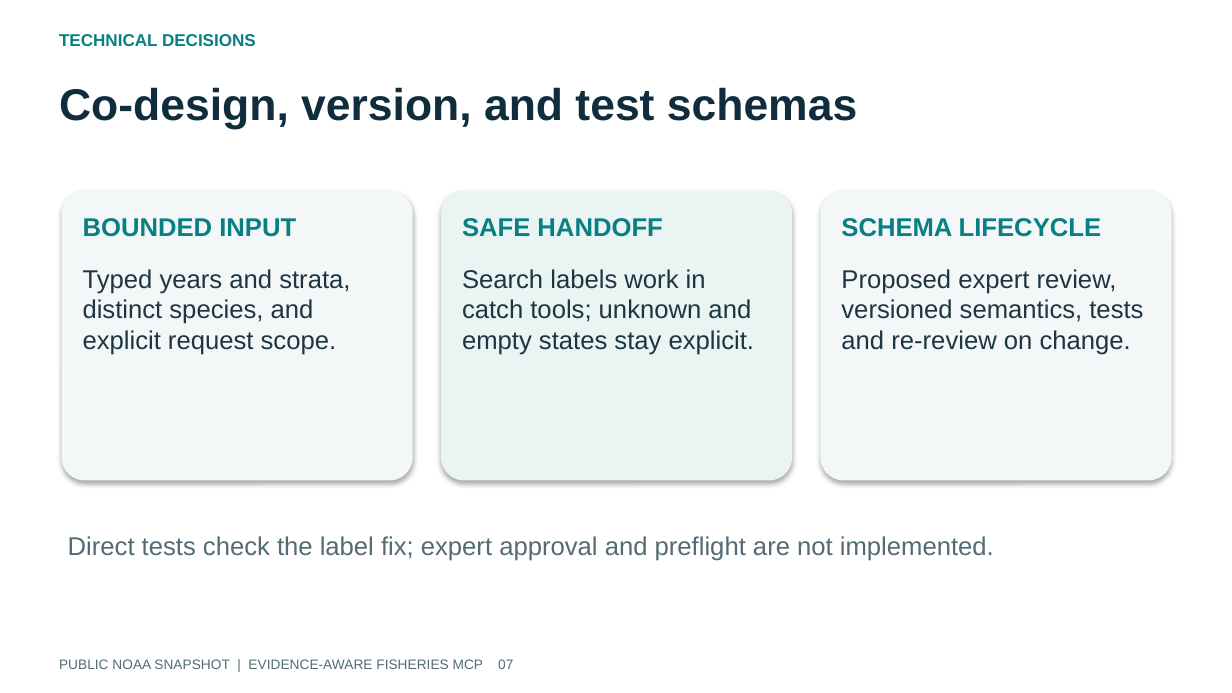
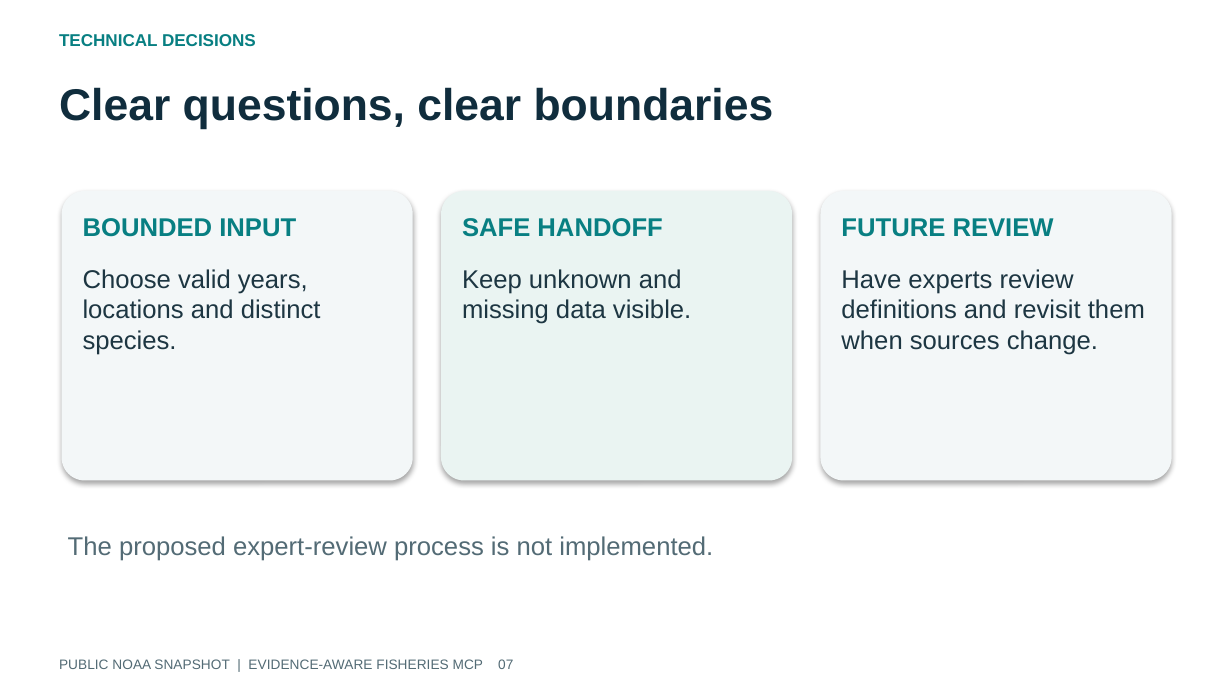
Before and after one commit to gsa-mcp-hackathon/noaa-fisheries-data-gateway, a slide deck: slide 7 of submission/release/fisheries-deck.pptx. Drawn at 1232x693 pixels with LibreOffice and Linux fonts; fonts in the diff are those of the drawing. Boxes give left, top, right and bottom in pixels: in the first picture for what was removed or moved away, otherwise in the second. Text is boxed around its words. In the diff, an @@ line names an element or a change of style, - is before the commit and + after.

```diff
--- a/submission/release/fisheries-deck.pptx
+++ b/submission/release/fisheries-deck.pptx
@@ text at bbox=[59, 87, 774, 130]: text changed @@
-Co-design, version, and test schemas
+Clear questions, clear boundaries
@@ text at bbox=[841, 218, 1054, 237]: text changed @@
-SCHEMA LIFECYCLE
+FUTURE REVIEW
@@ text at bbox=[83, 269, 321, 355]: text changed @@
-Typed years and strata, distinct species, and explicit request scope.
+Choose valid years, locations and distinct species.
@@ text at bbox=[462, 269, 691, 324]: text changed @@
-Search labels work in catch tools; unknown and empty states stay explicit.
+Keep unknown and missing data visible.
@@ text at bbox=[841, 269, 1145, 355]: text changed @@
-Proposed expert review, versioned semantics, tests and re-review on change.
+Have experts review definitions and revisit them when sources change.
@@ text at bbox=[68, 536, 713, 561]: text changed @@
-Direct tests check the label fix; expert approval and preflight are not implemented.
+The proposed expert-review process is not implemented.
```
Also in this commit, not shown: 11 other slides changed, 12 other files.
